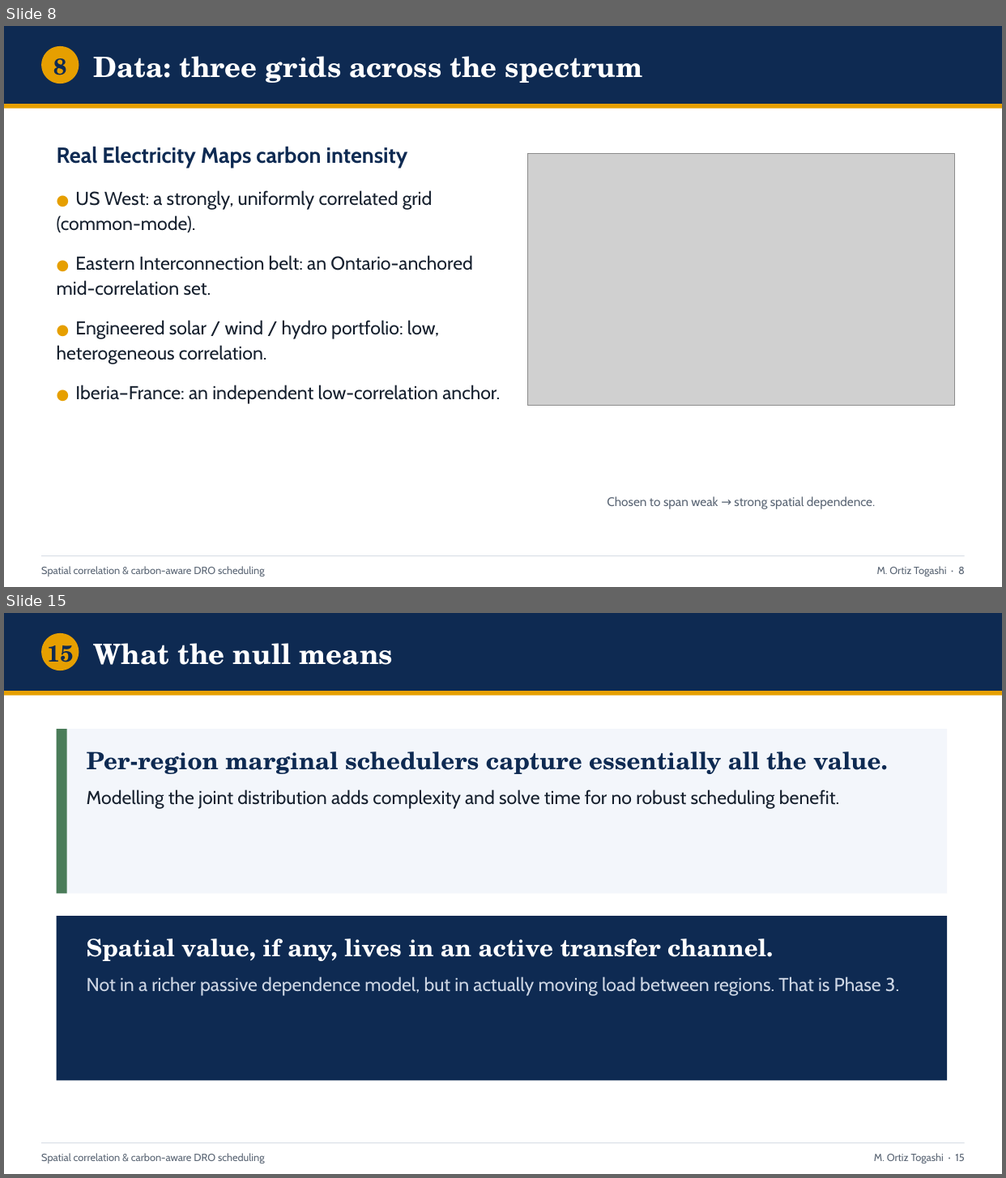
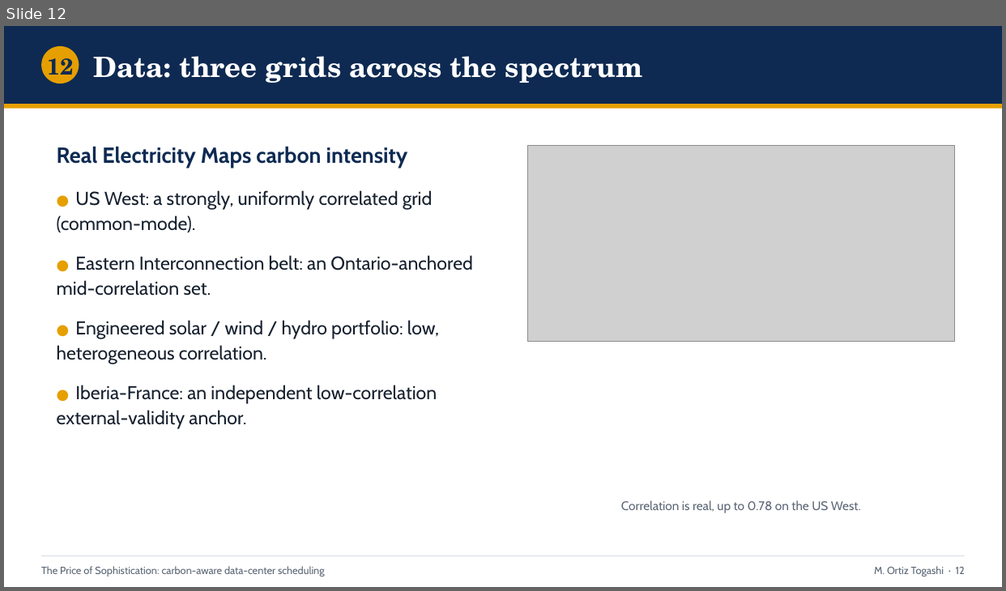
Before and after one commit to ma731/Capstone-in-Operations-Research, a slide deck: deck/capstone_defense.pptx. Shown one above the other, each under a label of ours: slides 8 and 15 before the commit, slide 12 after it; the slides between them are not shown. The pictures are 1006x1178 and 1006x591 pixels, drawn with LibreOffice and Linux fonts; fonts in the diff are those of the drawing; grey boxes stand for pictures. Boxes give left, top, right and bottom in pixels: in the first picture for what was removed or moved away, otherwise in the second. Text is boxed around its words. In the diff, an @@ line names an element or a change of style, - is before the commit and + after.

Commit message:
Pivot to value-first framing; correct transfer-lever savings to verified numbers
Reframe from null-result to "The Price of Sophistication": lead with the
day-ahead migration scheduler (the spatial transfer lever), demote the
spatial-correlation null to a screening rule (RQ2), recast the DRO as
day-ahead forecast-error hedging, and move the copula to an appendix.

Integrity fix: the transfer-lever headline (4.7-10.1% / "8-11 pts") was an
unverified placeholder that conflated two metrics. Ran
scripts/run_part3_transfer_value.py (committed snapshot) and corrected every
artifact to the real out-of-sample CVaR_0.95 reduction over the Phi=0
baseline: 4.0-9.9% (Western 4.0%, Eastern 9.9%, Diversified 9.0%).

- capstone_thesis.tex (28pp body) and full_thesis.tex (57pp): value-first
  restructure, copula demoted to app:copula, number correction
- build_deck.py / poster build_v23.js: deck (18 slides) and poster rebuilt
- plot_part3.py: real savings; crossover marker moved to M*~3

```diff
--- a/deck/capstone_defense.pptx
+++ b/deck/capstone_defense.pptx
@@ slide 15 removed at [4,613,1002,1174], background #FFFFFF @@
@@ rectangle removed at [4,613,1002,691] @@
@@ ellipse removed at [41,633,79,671] @@
@@ text removed at [47,645,73,670] @@
-15
@@ text removed at [94,643,394,665] @@
-What the null means
@@ rectangle removed at [4,691,1002,696] @@
@@ rectangle removed at [57,729,948,894] @@
@@ rectangle removed at [57,729,67,894] @@
@@ text removed at [87,752,888,809] @@
-Per-region marginal schedulers capture essentially all the value.
-Modelling the joint distribution adds complexity and solve time for no robust scheduling benefit.
@@ rectangle removed at [57,916,948,1081] @@
@@ text removed at [87,939,899,996] @@
-Spatial value, if any, lives in an active transfer channel.
-Not in a richer passive dependence model, but in actually moving load between regions. That is Phase 3.
@@ rectangle removed at [41,1143,965,1144] @@
@@ text removed at [41,1153,265,1164] @@
-Spatial correlation & carbon-aware DRO scheduling
@@ text removed at [874,1153,964,1164] @@
-M. Ortiz Togashi · 15
@@ what was slide 8 is now slide 12 @@
@@ slide 12 changed as well @@
@@ text at [47,58,73,83]: text changed @@
-8
+12
@@ picture: place and size @@
-picture at [528,153,955,407]
+picture at [528,146,955,342]
@@ text at [57,385,437,429]: text changed @@
-● Iberia–France: an independent low-correlation anchor.
+● Iberia-France: an independent low-correlation external-validity anchor.
@@ text at [621,501,861,514]: text changed @@
-Chosen to span weak → strong spatial dependence.
+Correlation is real, up to 0.78 on the US West.
@@ text at [41,566,325,577]: text changed @@
-Spatial correlation & carbon-aware DRO scheduling
+The Price of Sophistication: carbon-aware data-center scheduling
@@ text at [874,566,965,577]: text changed @@
-M. Ortiz Togashi · 8
+M. Ortiz Togashi · 12
```
Also in this commit, not shown: 8 other slides changed, 9 slides added, 8 other slides removed, 42 other files.
